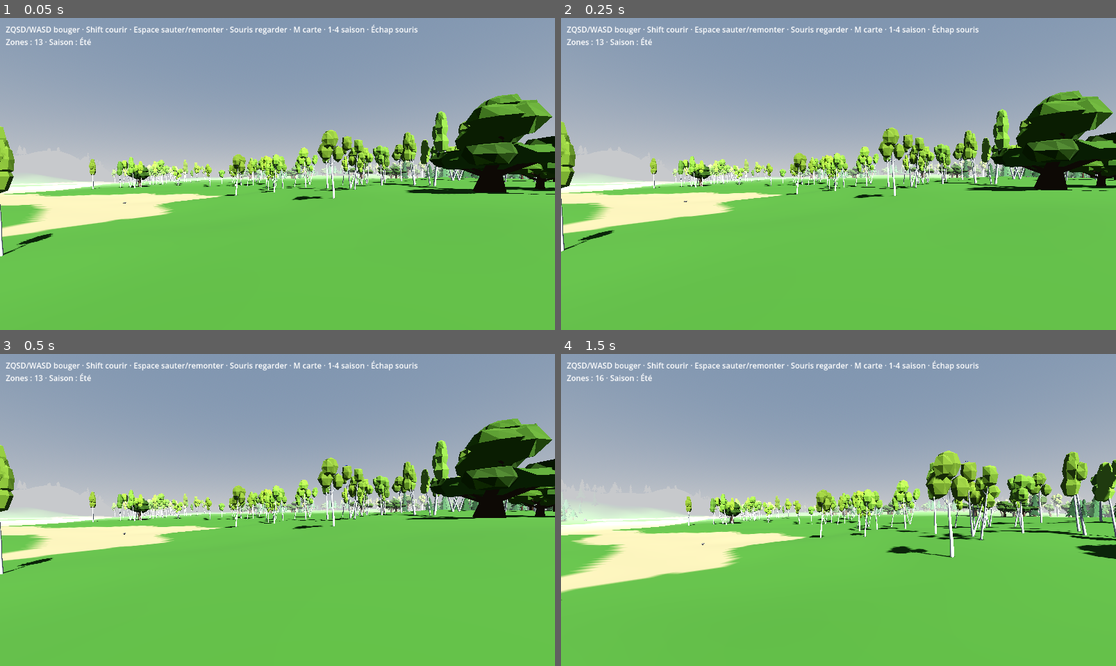
Above: before the commit, frames 1-4 (two rows, left to right).
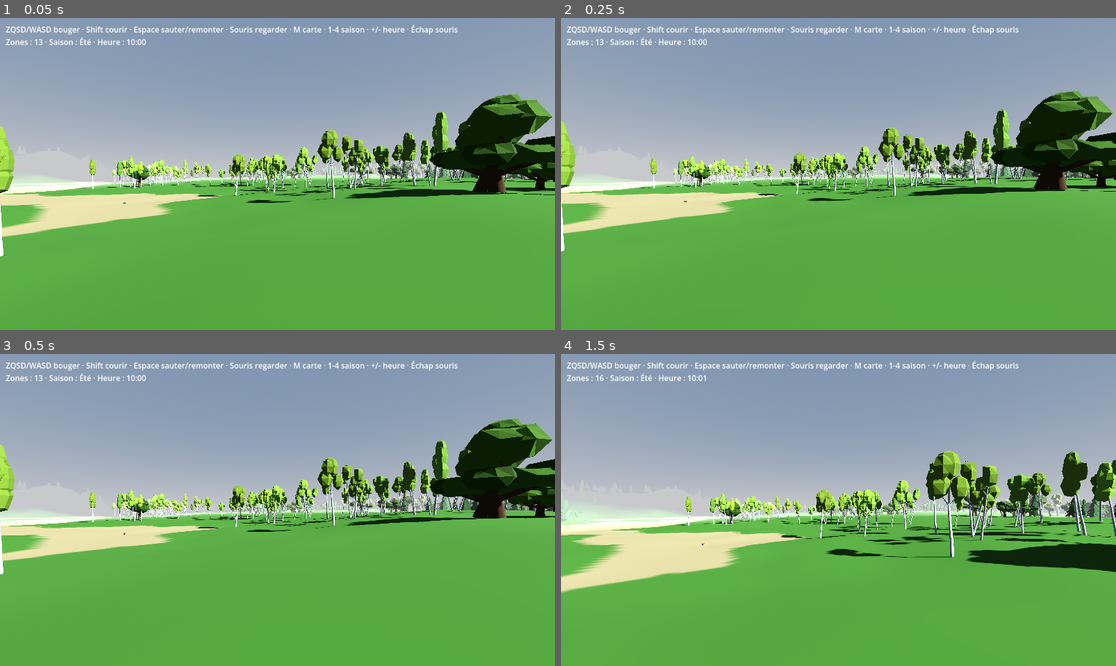
Above: after the commit, the same moments.

Repository: tdebarochez/openworld
Game: Godot game, scene res://main.tscn
Two runs of this game, one before a commit and one after it. Both use one fixed random seed, a clock stepped at 60 frames per second and the inputs below.
Inputs (mouse positions are in pixels of both pictures, inside the frame that each line leads up to):
- Up to frame 1 (0.05 s): no input
- Up to frame 2 (0.25 s): no input
- Up to frame 3 (0.5 s): no input
- Up to frame 4 (1.5 s): tap Enter at 0.5 s; move the mouse to (866, 510) at 0.52 s; hold W from 0.53 s (still down); tap 1 at 0.6 s; tap Space at 0.77, 1.07 s; tap 6 at 0.8, 1.35 s; move the mouse to (810, 510) at 1.27 s

The runs differ from the first frame. In frame 1, 10% of the frame differs, in the area x 0-100%, y 2-100%; in frame 2, 11%; in frame 3, 11%; in frame 4, 8.6%.

Commit message:
Add day/night cycle: time of day scrubbed with +/-, combined with seasons
daynight.gd keeps the hour (starts 10:00, a day lasts 20 real minutes,
+/- scrub 2 h/s, tap 15 min), moves the sun east to west (noon 13:00,
sunrise 7:00, sunset 19:00), turns the light into a cool moon at night,
warms light and horizon at dusk, fades stars in, and draws the sun/moon
disc with a sky-only light. seasons.gd now stores its season light in
seasons.light and calls daynight.apply(), which writes the final
sun/sky/fog/ambient. HUD shows the time.

Co-Authored-By: Claude Opus 5.5 <noreply@anthropic.com>

Diff:
--- /dev/null
+++ b/daynight.gd
@@ -0,0 +1,131 @@
+extends Node
+## Day/night cycle. The time of day (hours, 0-24) runs on its own and is scrubbed with +/-.
+## Combines with seasons.gd: `seasons.light` holds the season's noon light (keys sun, energy, top,
+## haze, fog, ambient) and apply() turns it into the final sun/sky/fog/ambient for the current hour.
+## seasons.set_season() stores its values there and calls apply(); nothing else writes those.
+## At night the DirectionalLight3D becomes the moon (opposite the sun). The sky's sun/moon disc
+## comes from a separate sky-only light: lit by the dim scene light, it showed as a dark blob in
+## front of the bright winter haze at sunset.
+
+const NOON := 13.0  # sun due south at its highest; uniform rotation → sunrise 7:00, sunset 19:00
+const NOON_ELEVATION := deg_to_rad(55.0)
+const START := 10.0
+const DAY_SECONDS := 1200.0  # real seconds per game day (20 min)
+const SCRUB_SPEED := 2.0  # game hours per real second while + or - is held
+const TAP := 0.25  # game hours per press
+# Multipliers of the season's colours (white = the season's noon look).
+const SUN_WARM := Color(1.0, 0.55, 0.3)
+const MOON := Color(0.55, 0.65, 1.0)
+const MOON_ENERGY := 0.35
+const DUSK_HAZE := Color(1.45, 0.8, 0.5)
+const NIGHT_HAZE := Color(0.1, 0.14, 0.3)
+const NIGHT_TOP := Color(0.04, 0.07, 0.2)
+const NIGHT_AMBIENT := Color(0.3, 0.4, 0.75)  # Compatibility renderer only (flat ambient)
+
+var world  # world.gd
+var time := START
+var held := {}  # physical keycode -> +1/-1 while a +/- key is down
+var _applied := -1  # minute of the day last applied
+var disc := DirectionalLight3D.new()  # sky-only: draws the sun/moon, lights nothing
+
+
+func _ready() -> void:
+	world.seasons.sun.sky_mode = DirectionalLight3D.SKY_MODE_LIGHT_ONLY
+	disc.sky_mode = DirectionalLight3D.SKY_MODE_SKY_ONLY
+	add_child(disc)
+	world.seasons.sky.sky_cover = _stars()
+	apply()
+
+
+## +1 for '+' (also the unshifted '=' key on QWERTY and the keypad), -1 for '-', else 0.
+static func key_dir(e: InputEventKey) -> int:
+	if e.unicode == 43 or e.keycode in [KEY_PLUS, KEY_EQUAL, KEY_KP_ADD]:
+		return 1
+	if e.unicode == 45 or e.keycode in [KEY_MINUS, KEY_KP_SUBTRACT]:
+		return -1
+	return 0
+
+
+func _unhandled_input(e: InputEvent) -> void:
+	if not e is InputEventKey or e.echo:
+		return
+	if not e.pressed:  # release events carry no unicode, so match the press by physical key
+		held.erase(e.physical_keycode)
+		return
+	var d := key_dir(e)
+	if d:
+		held[e.physical_keycode] = d
+		set_time(time + d * TAP)
+
+
+func _notification(what: int) -> void:
+	if what == NOTIFICATION_APPLICATION_FOCUS_OUT:
+		held.clear()  # the release would be missed
+
+
+func _process(delta: float) -> void:
+	var scrub := 0
+	for d in held.values():
+		scrub += d
+	set_time(time + delta * (24.0 / DAY_SECONDS + SCRUB_SPEED * clampi(scrub, -1, 1)))
+
+
+func set_time(h: float) -> void:
+	time = fposmod(h, 24.0)
+	if floori(time * 60.0) != _applied:  # ~once per real second when not scrubbing
+		apply()
+
+
+func clock() -> String:
+	var m := floori(time * 60.0)
+	return "%02d:%02d" % [m / 60, m % 60]
+
+
+## Unit vector towards the sun: rises due east (+X), due south (+Z) at NOON, sets due west.
+static func sun_dir(h: float) -> Vector3:
+	var a := (h - NOON) / 24.0 * TAU
+	return Vector3(-sin(a), cos(a) * sin(NOON_ELEVATION), cos(a) * cos(NOON_ELEVATION))
+
+
+func apply() -> void:
+	_applied = floori(time * 60.0)
+	var s: Dictionary = world.seasons.light
+	var sun: DirectionalLight3D = world.seasons.sun
+	var sky: ProceduralSkyMaterial = world.seasons.sky
+	var env: Environment = world.seasons.env
+	var dir := sun_dir(time)
+	var day := smoothstep(-0.15, 0.2, dir.y)
+	var warm := 1.0 - smoothstep(0.0, 0.3, absf(dir.y - 0.02))  # peaks at sunrise/sunset
+	if dir.y >= 0.0:
+		sun.basis = Basis.looking_at(-dir)
+		sun.light_color = s.sun * Color.WHITE.lerp(SUN_WARM, warm)
+		sun.light_energy = s.energy * smoothstep(0.0, 0.1, dir.y)
+	else:  # both lights are 0 at the horizon, so the swap doesn't show
+		sun.basis = Basis.looking_at(dir)
+		sun.light_color = s.sun * MOON
+		sun.light_energy = s.energy * MOON_ENERGY * smoothstep(0.0, 0.15, -dir.y)
+	disc.basis = sun.basis
+	disc.light_color = sun.light_color
+	disc.light_energy = (1.0 + warm) * smoothstep(0.0, 0.05, dir.y) if dir.y >= 0.0 \
+		else 0.6 * smoothstep(0.0, 0.05, -dir.y)
+	var haze: Color = s.haze * NIGHT_HAZE.lerp(Color.WHITE, day).lerp(DUSK_HAZE, warm)
+	sky.sky_horizon_color = haze
+	sky.ground_horizon_color = haze
+	sky.ground_bottom_color = haze
+	sky.sky_top_color = s.top * NIGHT_TOP.lerp(Color.WHITE, day)
+	sky.sky_cover_modulate = Color(1, 1, 1, 1.0 - smoothstep(-0.25, -0.05, dir.y))  # stars once the sun is down
+	env.fog_light_color = haze
+	env.fog_depth_begin = s.fog
+	env.ambient_light_color = s.ambient * NIGHT_AMBIENT.lerp(Color.WHITE, day)
+	world._update_hud()
+
+
+## Star field for the sky cover (equirectangular), faded in at night.
+func _stars() -> ImageTexture:
+	var img := Image.create(2048, 1024, false, Image.FORMAT_L8)
+	var rng := RandomNumberGenerator.new()
+	rng.seed = 7
+	for i in 2500:  # uniform over the upper hemisphere (row 0 = zenith)
+		var row := int(acos(rng.randf()) / PI * 1024.0)
+		img.set_pixel(rng.randi() % 2048, row, Color.WHITE * rng.randf_range(0.3, 1.0))
+	return ImageTexture.create_from_image(img)
--- a/seasons.gd
+++ b/seasons.gd
@@ -73,6 +73,7 @@
 var sky: ProceduralSkyMaterial
 var sun: DirectionalLight3D
 var base := {}  # summer light values
+var light := {}  # this season's noon light (keys of base); daynight.gd applies it for the hour
 var snow: CPUParticles3D  # made in setup(), carried by the player
 # The Compatibility renderer (web) shades in sRGB, so instance colours must not be linearised there.
 var srgb_out := RenderingServer.get_current_rendering_method() == "gl_compatibility"
@@ -96,6 +97,7 @@
 	base = {"sun": sun.light_color, "energy": sun.light_energy, "top": sky.sky_top_color,
 		"haze": sky.sky_horizon_color, "fog": env.fog_depth_begin, "ambient": env.ambient_light_color,
 		"water": world.water_mat.albedo_color, "water_rough": world.water_mat.roughness}
+	light = base
 	var shader := Shader.new()
 	shader.code = SNOWY_LEAVES_SHADER
 	for model in world.species.size():
@@ -133,16 +135,10 @@
 			if mmi.has_meta("trees"):
 				_recolour(mmi.multimesh, mmi.get_meta("trees"), zone.position)
 	var l: Dictionary = LIGHT[s]
-	sun.light_color = base.sun * l.sun
-	sun.light_energy = base.energy * l.energy
-	var haze: Color = base.haze.lerp(l.haze, l.mix)
-	sky.sky_horizon_color = haze
-	sky.ground_horizon_color = haze
-	sky.ground_bottom_color = haze
-	sky.sky_top_color = base.top.lerp(l.haze, l.mix * 0.5)
-	env.fog_light_color = haze
-	env.fog_depth_begin = base.fog * l.fog
-	env.ambient_light_color = base.ambient * l.sun  # only used by the Compatibility renderer
+	light = {"sun": base.sun * l.sun, "energy": base.energy * l.energy, "haze": base.haze.lerp(l.haze, l.mix),
+		"top": base.top.lerp(l.haze, l.mix * 0.5), "fog": base.fog * l.fog,
+		"ambient": base.ambient * l.sun}  # ambient: only used by the Compatibility renderer
+	world.daynight.apply()  # final sun/sky/fog = this season's light × time of day
 	snow.emitting = winter
 	snow.visible = winter
 	world._update_hud()
--- /dev/null
+++ b/tests/test_daynight.gd
@@ -0,0 +1,95 @@
+extends SceneTree
+# Run: godot --headless --path . -s tests/test_daynight.gd
+# Time wraps and is moved by +/-, the sun sets at night, and a season's tint survives the hour.
+
+var w
+var frames := 0
+
+
+func _initialize() -> void:
+	w = load("res://main.tscn").instantiate()
+	root.add_child(w)
+
+
+func _physics_process(_delta: float) -> bool:
+	frames += 1
+	if frames == 1:
+		if _check():  # a failed assert() returns null from _check without stopping the run
+			print("DAYNIGHT OK")
+			quit()
+		else:
+			quit(1)
+	return false
+
+
+func _key(keycode: Key, unicode: int, pressed: bool, physical := KEY_NONE) -> InputEventKey:
+	var e := InputEventKey.new()
+	e.keycode = keycode
+	e.physical_keycode = physical
+	e.unicode = unicode
+	e.pressed = pressed
+	return e
+
+
+func _check():
+	var d = w.daynight
+	var sun: DirectionalLight3D = w.seasons.sun
+	d.set_time(25.5)
+	assert(is_equal_approx(d.time, 1.5) and d.clock() == "01:30")
+	assert(w.hud.text.contains("Heure : 01:30"))
+	d.set_time(-1.0)
+	assert(is_equal_approx(d.time, 23.0))
+
+	# '+' typed on AZERTY (Shift+'=' key), '=' on QWERTY, keypad; '-' anywhere.
+	assert(d.key_dir(_key(KEY_EQUAL, 43, true)) == 1)
+	assert(d.key_dir(_key(KEY_EQUAL, 61, true)) == 1)
+	assert(d.key_dir(_key(KEY_KP_ADD, 43, true)) == 1)
+	assert(d.key_dir(_key(KEY_MINUS, 45, true)) == -1)
+	assert(d.key_dir(_key(KEY_KP_SUBTRACT, 45, true)) == -1)
+	assert(d.key_dir(_key(KEY_1, 38, true)) == 0)
+	d.set_time(12.0)
+	d._unhandled_input(_key(KEY_EQUAL, 43, true, KEY_EQUAL))  # tap
+	assert(is_equal_approx(d.time, 12.0 + d.TAP))
+	d._process(1.0)  # held: scrubs forward
+	assert(is_equal_approx(d.time, 12.0 + d.TAP + d.SCRUB_SPEED + 24.0 / d.DAY_SECONDS))
+	d._unhandled_input(_key(KEY_EQUAL, 0, false, KEY_EQUAL))  # release (no unicode)
+	assert(d.held.is_empty())
+	d.set_time(0.1)
+	d._unhandled_input(_key(KEY_MINUS, 45, true, KEY_6))  # AZERTY '-' is the 6 key
+	d._process(0.5)
+	d._unhandled_input(_key(KEY_MINUS, 0, false, KEY_6))
+	assert(is_equal_approx(d.time, 24.0 + 0.1 - d.TAP - 1.0 + 0.5 * 24.0 / d.DAY_SECONDS))
+
+	# Sun high at noon, rising east, setting west, below the horizon at night (light = moon above).
+	assert(d.sun_dir(d.NOON).y > 0.7)
+	assert(d.sun_dir(0.0).y < -0.5)
+	assert(d.sun_dir(8.0).x > 0.5 and d.sun_dir(18.0).x < -0.5)
+	d.set_time(d.NOON)
+	var noon_energy := sun.light_energy
+	var noon_haze: Color = w.seasons.sky.sky_horizon_color
+	assert(sun.global_basis.z.y > 0.7)  # light shines along -Z: downwards
+	d.set_time(0.0)
+	assert(sun.global_basis.z.y > 0.3, "moonlight from above")
+	assert(sun.light_energy < noon_energy * 0.5 and sun.light_energy > 0.0)
+	assert(sun.light_color.b > sun.light_color.r, "cool moonlight")
+	var night_haze: Color = w.seasons.sky.sky_horizon_color
+	assert(night_haze.v < noon_haze.v * 0.4)
+	assert(w.seasons.env.fog_light_color == night_haze)
+	d.set_time(18.75)
+	assert(sun.light_color.r > sun.light_color.b * 1.5, "warm sunset light")
+	assert(w.seasons.sky.sky_horizon_color.r > w.seasons.sky.sky_horizon_color.b)
+
+	# Season × hour: winter at noon dimmer than summer at noon; switching hours keeps the winter tint.
+	var S = w.seasons.Season
+	w.seasons.set_season(S.WINTER)
+	assert(is_equal_approx(d.time, 18.75), "season switch must not move the clock")
+	d.set_time(d.NOON)
+	assert(is_equal_approx(sun.light_energy, noon_energy * w.seasons.LIGHT[S.WINTER].energy))
+	assert(sun.light_color.is_equal_approx(w.seasons.light.sun))
+	assert(w.seasons.sky.sky_horizon_color.is_equal_approx(w.seasons.light.haze))
+	assert(w.seasons.env.fog_depth_begin == w.seasons.light.fog)
+	d.set_time(0.0)
+	assert(sun.light_color.is_equal_approx(w.seasons.light.sun * d.MOON))
+	w.seasons.set_season(S.SUMMER)
+	assert(sun.light_color.is_equal_approx(w.seasons.base.sun * d.MOON), "season switch at night stays night")
+	return true
--- a/world.gd
+++ b/world.gd
@@ -21,6 +21,7 @@
 var noise := FastNoiseLite.new()
 var seasons := preload("res://seasons.gd").new()
 var terrain_mat: ShaderMaterial = seasons.terrain_mat  # recolours the vertex colours per season
+var daynight  # daynight.gd, made in _ready
 var water_mat := StandardMaterial3D.new()
 var species: Array[Mesh] = []  # indexed by kind * TREE_VARIANTS + variant
 var trunk_shape := CylinderShape3D.new()
@@ -67,6 +68,9 @@
 	add_child(player)
 	player.position = Vector3(0, maxf(height(0, 0), WATER_LEVEL) + 2.0, 0)
 	seasons.setup()
+	daynight = preload("res://daynight.gd").new()
+	daynight.world = self
+	add_child(daynight)  # after seasons.setup(): applies its light for the hour
 	add_child(preload("res://birds.gd").new())  # finds the world as its parent
 	var layer := CanvasLayer.new()
 	var map := preload("res://map.gd").new()
@@ -385,7 +389,7 @@
 
 
 func _update_hud() -> void:
-	hud.text = "ZQSD/WASD bouger · Shift courir · Espace sauter/remonter · Souris regarder · M carte · 1-4 saison · Échap souris\nZones : %d · Saison : %s" % [zones.size(), seasons.NAMES[seasons.season]]
+	hud.text = "ZQSD/WASD bouger · Shift courir · Espace sauter/remonter · Souris regarder · M carte · 1-4 saison · +/- heure · Échap souris\nZones : %d · Saison : %s · Heure : %s" % [zones.size(), seasons.NAMES[seasons.season], daynight.clock()]
 
 
 func _setup_environment() -> void:
Not shown, added: daynight.gd.uid
Not shown, added: tests/test_daynight.gd.uid
